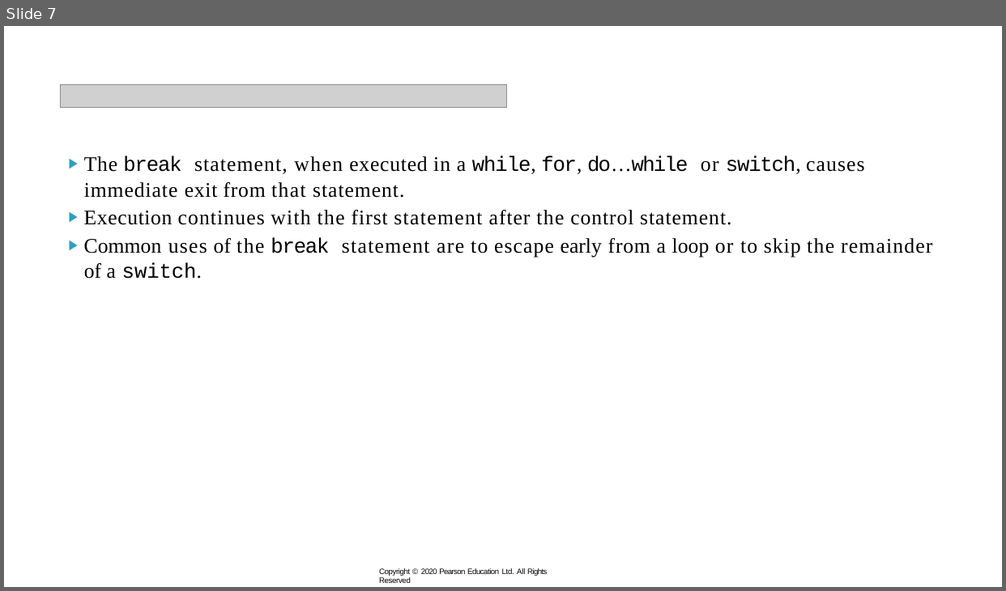
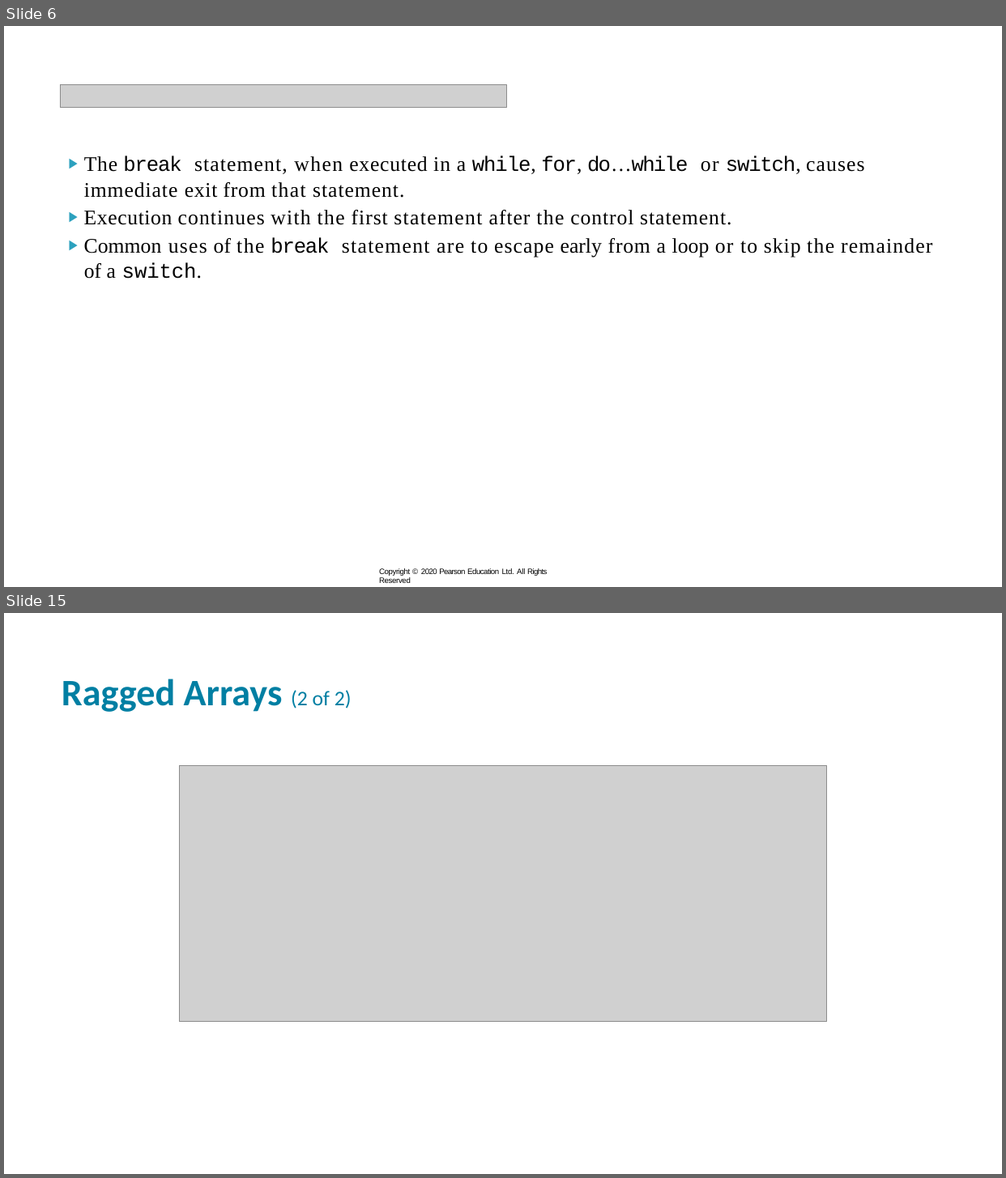
Before and after one commit to xiaoleibi/DMU26, a slide deck: ppt/uge40LoopsPartII.pptx. Shown one above the other, each under a label of ours: slide 7 before the commit, slides 6 and 15 after it; the slides between them are not shown. The pictures are 1006x591 and 1006x1178 pixels, drawn with LibreOffice and Linux fonts; fonts in the diff are those of the drawing; grey boxes stand for pictures. Boxes give left, top, right and bottom in pixels: in the first picture for what was removed or moved away, otherwise in the second. Text is boxed around its words. In the diff, an @@ line names an element or a change of style, - is before the commit and + after.

```diff
--- a/ppt/uge40LoopsPartII.pptx
+++ b/ppt/uge40LoopsPartII.pptx
@@ slide 15 added at (4,613,1002,1174), background #FFFFFF @@
@@ title added at (62,679,351,712), 36 pt, text #007FA3, bold @@
+Ragged Arrays (2 of 2)
@@ picture added at (179,766,828,1022) @@
@@ what was slide 7 is now slide 6 @@
```
Also in this commit, not shown: 1 slide changed, 13 other slides added, 1 slide removed, 5 other files.
